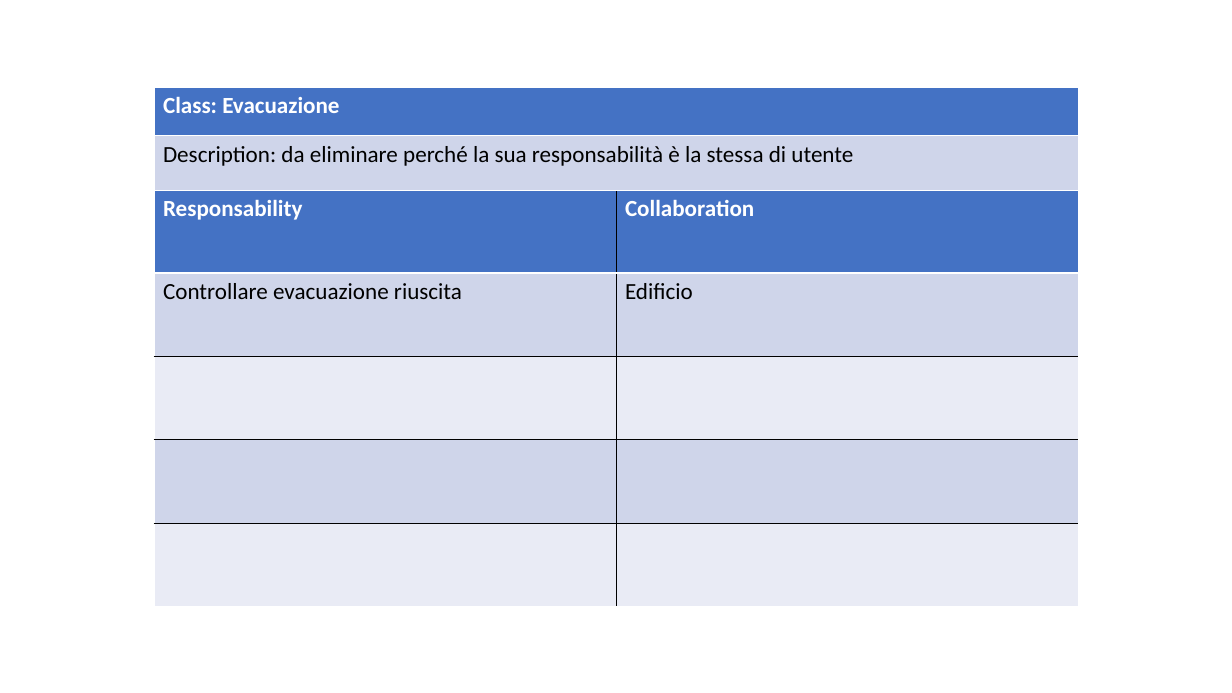
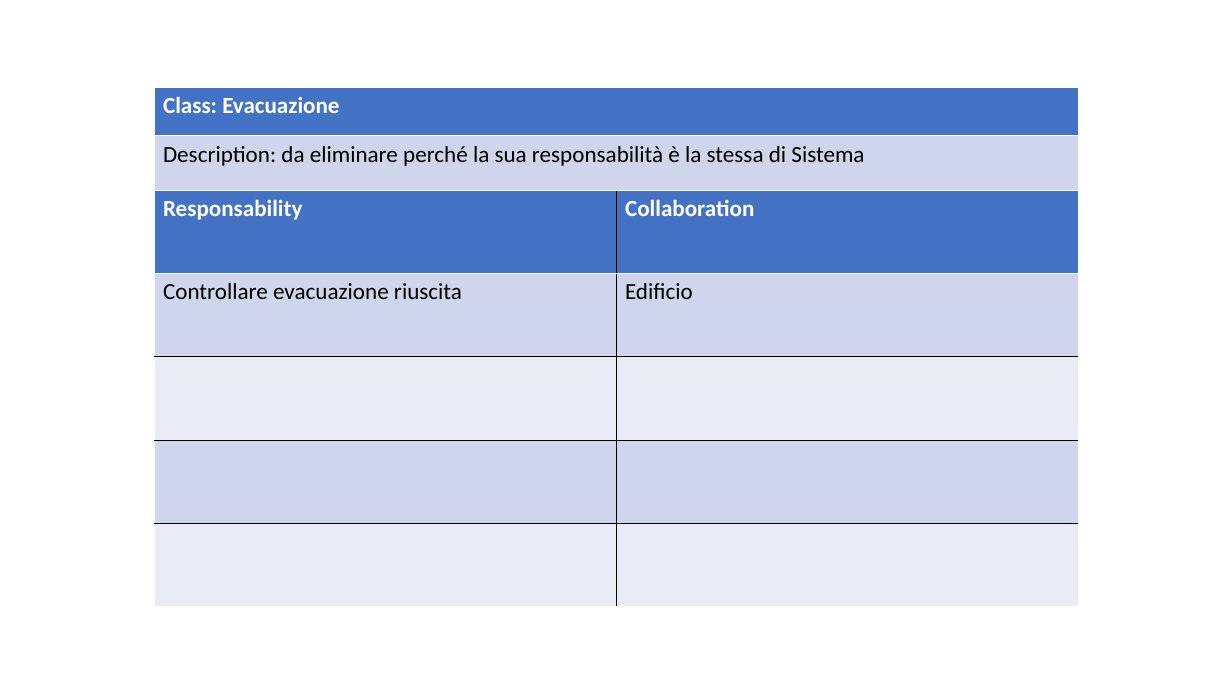
Before and after one commit to ecorradini/ProgettoIDS, a slide deck: slide 10 of AnalisiRequisiti/CRC/UT4/CRC_UT4.ppt. Drawn at 1232x693 pixels with LibreOffice and Linux fonts; fonts in the diff are those of the drawing. Boxes give left, top, right and bottom in pixels: in the first picture for what was removed or moved away, otherwise in the second. Text is boxed around its words. In the diff, an @@ line names an element or a change of style, - is before the commit and + after.

```diff
--- a/AnalisiRequisiti/CRC/UT4/CRC_UT4.ppt
+++ b/AnalisiRequisiti/CRC/UT4/CRC_UT4.ppt
@@ table at bbox=[154, 87, 1078, 190] @@
-row 2, column 1: Description: da eliminare perché la sua responsabilità è la stessa di utente
+row 2, column 1: Description: da eliminare perché la sua responsabilità è la stessa di Sistema
@@ line spacing 1 to 0.98 @@
@@ borders changed @@
```
Also in this commit, not shown: 9 other slides changed, 1 other file.
